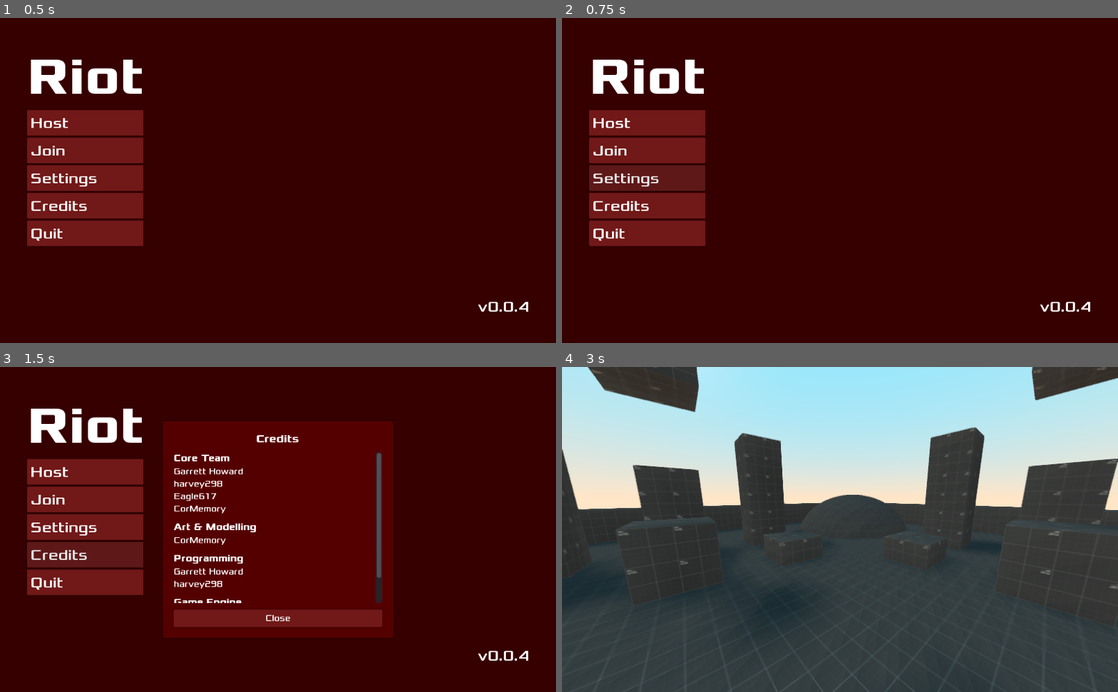
Above: before the commit, frames 1-4 (two rows, left to right).
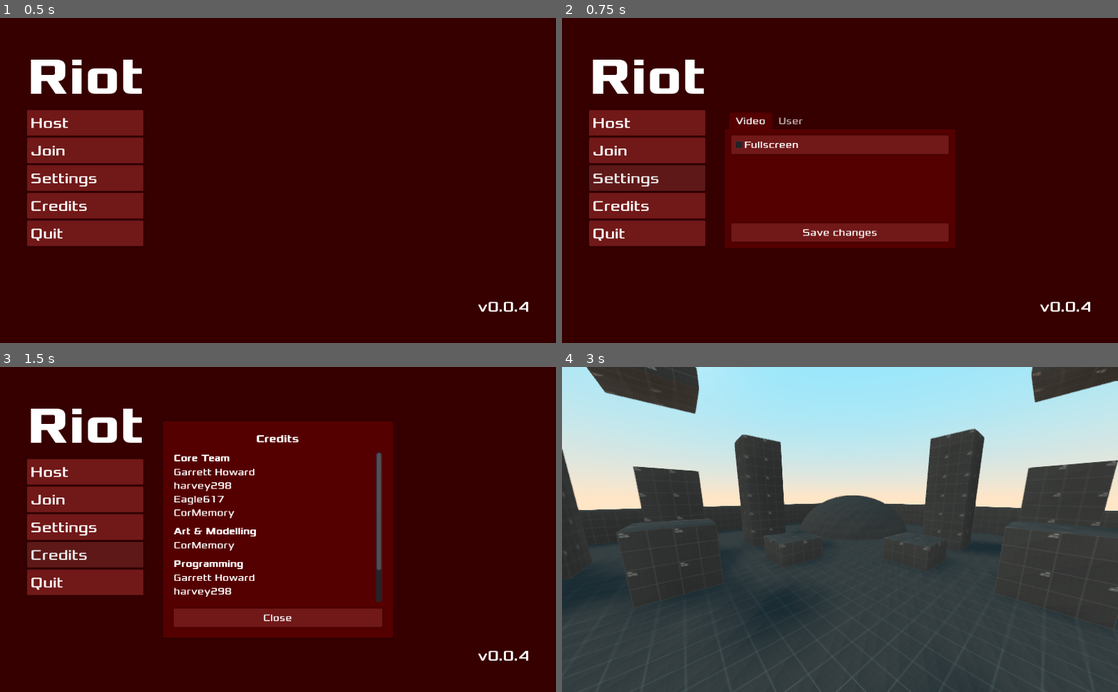
Above: after the commit, the same moments.

Repository: garhow/riot
Game: Godot game, scene res://scenes/main.tscn
Two runs of this game, one before a commit and one after it. Both use one fixed random seed, a clock stepped at 60 frames per second and the inputs below.
Inputs (mouse positions are in pixels of both pictures, inside the frame that each line leads up to):
- Up to frame 1 (0.5 s): no input
- Up to frame 2 (0.75 s): click "Settings" at 0.5 s
- Up to frame 3 (1.5 s): click "Credits" at 1.25 s
- Up to frame 4 (3 s): click "Host" at 2 s; tap Enter at 2.75 s; move the mouse to (867, 529) at 2.77 s; hold W (move_forward) from 2.78 s (still down); hold Space (jump) from 2.78 s (still down)

Frame 1 is identical in both runs. In frame 2, 15% of the frame differs, in the area x 29-71%, y 29-71%; in frame 3, 2.4%; in frame 4, 1.2%.
Error after the commit: Invalid get index 'user_data' (on base: 'Nil'). (res://scenes/menu/menu.gd:74)

Commit message:
Working client/server multiplayer

Diff:
--- a/src/misc/main_theme.tres
+++ b/src/misc/main_theme.tres
@@ -92,13 +92,54 @@
 corner_radius_bottom_left = 4
 shadow_size = 2
 
-[sub_resource type="StyleBoxEmpty" id=9]
-
-[sub_resource type="DynamicFont" id=10]
+[sub_resource type="StyleBoxFlat" id=9]
+content_margin_left = 12.0
+content_margin_right = 12.0
+content_margin_top = 12.0
+content_margin_bottom = 12.0
+bg_color = Color( 0.333333, 0, 0, 1 )
+corner_radius_top_left = 4
+corner_radius_top_right = 4
+corner_radius_bottom_right = 4
+corner_radius_bottom_left = 4
+shadow_size = 1
+
+[sub_resource type="StyleBoxFlat" id=10]
+content_margin_left = 12.0
+content_margin_right = 12.0
+content_margin_top = 4.0
+content_margin_bottom = 4.0
+bg_color = Color( 0.215686, 0, 0, 1 )
+corner_radius_top_left = 4
+corner_radius_top_right = 4
+
+[sub_resource type="StyleBoxFlat" id=11]
+content_margin_left = 12.0
+content_margin_right = 12.0
+content_margin_top = 4.0
+content_margin_bottom = 4.0
+bg_color = Color( 0.215686, 0.109804, 0.109804, 1 )
+corner_radius_top_left = 4
+corner_radius_top_right = 4
+
+[sub_resource type="StyleBoxFlat" id=12]
+content_margin_left = 12.0
+content_margin_right = 12.0
+content_margin_top = 4.0
+content_margin_bottom = 4.0
+bg_color = Color( 0.333333, 0, 0, 1 )
+corner_radius_top_left = 4
+corner_radius_top_right = 4
+
+[sub_resource type="StyleBoxEmpty" id=13]
+
+[sub_resource type="DynamicFont" id=14]
+size = 18
+use_filter = true
 font_data = ExtResource( 1 )
 
 [resource]
-default_font = SubResource( 10 )
+default_font = SubResource( 14 )
 Button/colors/font_color = Color( 1, 1, 1, 1 )
 Button/colors/font_color_disabled = Color( 0.901961, 0.901961, 0.901961, 0.533333 )
 Button/colors/font_color_hover = Color( 0.94, 0.94, 0.94, 1 )
@@ -128,6 +169,25 @@
 LineEdit/styles/normal = SubResource( 7 )
 LineEdit/styles/read_only = null
 Panel/styles/panel = SubResource( 8 )
+TabContainer/colors/font_color_bg = Color( 1, 1, 1, 0.686275 )
+TabContainer/colors/font_color_disabled = Color( 0.9, 0.9, 0.9, 0.2 )
+TabContainer/colors/font_color_fg = Color( 0.94, 0.94, 0.94, 1 )
+TabContainer/constants/hseparation = 4
+TabContainer/constants/label_valign_bg = 2
+TabContainer/constants/label_valign_fg = 0
+TabContainer/constants/side_margin = 8
+TabContainer/constants/top_margin = 24
+TabContainer/fonts/font = null
+TabContainer/icons/decrement = null
+TabContainer/icons/decrement_highlight = null
+TabContainer/icons/increment = null
+TabContainer/icons/increment_highlight = null
+TabContainer/icons/menu = null
+TabContainer/icons/menu_highlight = null
+TabContainer/styles/panel = SubResource( 9 )
+TabContainer/styles/tab_bg = SubResource( 10 )
+TabContainer/styles/tab_disabled = SubResource( 11 )
+TabContainer/styles/tab_fg = SubResource( 12 )
 Tabs/colors/font_color_bg = Color( 1, 1, 1, 1 )
 Tabs/colors/font_color_disabled = Color( 0.9, 0.9, 0.9, 0.2 )
 Tabs/colors/font_color_fg = Color( 0.94, 0.94, 0.94, 1 )
--- a/src/project.godot
+++ b/src/project.godot
@@ -36,6 +36,7 @@
 
 Game="*res://scenes/autoload/game.gd"
 Net="*res://scenes/autoload/net.gd"
+Save="*res://scenes/autoload/save.gd"
 Log="*res://scenes/autoload/log.gd"
 
 [debug]
--- a/src/scenes/autoload/game.gd
+++ b/src/scenes/autoload/game.gd
@@ -1,6 +1,6 @@
 extends Node
 
-var player
+var player : Player
 
 var version = ProjectSettings.get_setting("application/config/version")
 
--- a/src/scenes/autoload/net.gd
+++ b/src/scenes/autoload/net.gd
@@ -8,6 +8,16 @@
 ##
 # Functions
 ##
+
+func _physics_process(_delta):
+	if is_instance_valid(Game.player) and get_tree().network_peer:
+		if get_tree().is_network_server():
+			var world_state = [[]]
+			for body in get_tree().get_nodes_in_group("players"):
+				world_state[0].push_back([body.owner.name, body.translation, body.rotation.y, body.get_node("Head").rotation.x, body.get_parent().velocity, body.is_on_floor()])
+			rpc_unreliable("update_world", world_state)
+		else:
+			rpc_unreliable_id(1, "update_peer", Game.player.body.translation, Game.player.body.rotation.y, Game.player.head.rotation.x, Game.player.velocity, Game.player.body.is_on_floor())
 
 func is_connected_to_server():
 	if get_tree().network_peer == null:
@@ -50,6 +60,24 @@
 	Game.menu.visible = true
 
 ##
+# RPC functions
+##
+
+puppet func update_world(world_state : Array):
+	for player in world_state[0]:
+		if int(player[0]) == get_tree().get_network_unique_id():
+			continue
+		Game.main.get_node(player[0]).update(player[1], player[2], player[3], player[4], player[5])
+
+remote func update_peer(t : Vector3, ry : float, hrx : float , v : Vector3, f : bool):
+	var peer = Game.main.get_node(str(get_tree().get_rpc_sender_id())).body
+	peer.translation = t
+	peer.rotation.y = ry
+	peer.get_node("Head").rotation.x = hrx
+	peer.vel = v
+	peer.is_on_floor = f
+
+##
 # Events
 ##
 
--- a/src/scenes/controllers/body.tscn
+++ b/src/scenes/controllers/body.tscn
@@ -1,7 +1,6 @@
-[gd_scene load_steps=7 format=2]
+[gd_scene load_steps=6 format=2]
 
 [ext_resource path="res://scenes/menu/player_hud.tscn" type="PackedScene" id=2]
-[ext_resource path="res://scenes/weapons/test_gun.tscn" type="PackedScene" id=3]
 
 [sub_resource type="CapsuleShape" id=1]
 margin = 0.001
@@ -56,7 +55,9 @@
 "values": [ Vector3( 0, 0, 0 ), Vector3( 0, -0.075, 0 ) ]
 }
 
-[node name="Body" type="KinematicBody"]
+[node name="Body" type="KinematicBody" groups=[
+"players",
+]]
 
 [node name="Collision" type="CollisionShape" parent="."]
 transform = Transform( 1, 0, 0, 0, -4.37114e-08, -1, 0, 1, -4.37114e-08, 0, 0, 0 )
@@ -85,21 +86,19 @@
 
 [node name="Weaponroot" type="Position3D" parent="Head"]
 
-[node name="Test Gun" parent="Head/Weaponroot" instance=ExtResource( 3 )]
-transform = Transform( -4.37114e-08, 0, 1, 0, 1, 0, -1, 0, -4.37114e-08, 0.05, -0.05, -0.366513 )
-visible = false
+[node name="AK47" type="MeshInstance" parent="Head/Weaponroot"]
 
 [node name="Footcast" type="RayCast" parent="."]
 transform = Transform( 1, 0, 0, 0, 1, 0, 0, 0, 1, 0, -1, -0.3 )
 enabled = true
-cast_to = Vector3( 0, 0, -1 )
+cast_to = Vector3( 0, 0, -1.5 )
 
 [node name="Headcast" type="RayCast" parent="."]
 transform = Transform( 1, 0, 0, 0, 1, 0, 0, 0, 1, 0, 1, -0.3 )
 enabled = true
-cast_to = Vector3( 0, 0, -1 )
+cast_to = Vector3( 0, 0, -1.5 )
 
 [node name="Ribcast" type="RayCast" parent="."]
 transform = Transform( 1, 0, 0, 0, 1, 0, 0, 0, 1, 0, -0.25, -0.3 )
 enabled = true
-cast_to = Vector3( 0, 0, -1 )
+cast_to = Vector3( 0, 0, -1.5 )
--- a/src/scenes/controllers/peer.gd
+++ b/src/scenes/controllers/peer.gd
@@ -1,5 +1,12 @@
 extends Node
 class_name Peer
 
-#func update(translation : Vector3, rotation_y : float, head_rotation_x : float, velocity : Vector3, is_on_floor : bool):
-#	pass
+var velocity : Vector3
+
+onready var body = get_node("Body")
+
+func update(t : Vector3, ry : float, hrx : float, vel : Vector3, f : bool):
+	body.translation = t
+	body.transform.basis = Basis(Vector3(body.rotation.x, ry, body.rotation.z))
+	body.get_node("Head").rotation.x = hrx
+	body.get_parent().velocity = vel
--- a/src/scenes/controllers/player.gd
+++ b/src/scenes/controllers/player.gd
@@ -35,6 +35,7 @@
 # Nodes
 ##
 
+onready var body = $Body
 onready var head = $Body/Head # Player head
 onready var footcast = $Body/Footcast
 onready var headcast = $Body/Headcast
@@ -57,21 +58,21 @@
 		head.rotation.x = clamp(head.rotation.x, deg2rad(-89), deg2rad(89))
 
 func _physics_process(delta):
+	if not $Body.is_on_floor():
+		fall.y -= delta * gravity
+	if Input.is_action_pressed("jump") and $Body.is_on_wall() and not headcast.is_colliding():
+		if footcast.is_colliding() and ribcast.is_colliding():
+			fall.y = climb_speed
+	process_input(delta)
+	process_motion(delta)
 	direction = Vector3()
 	$Body.move_and_slide(fall, Vector3.UP)
-	if not $Body.is_on_floor():
-		fall.y -= delta * gravity
-	process_input(delta)
-	process_motion(delta)
 
 func process_input(delta):
 	direction += (Input.get_action_strength("move_backward") - Input.get_action_strength("move_forward")) * $Body.global_transform.basis.z
 	direction += (Input.get_action_strength("move_right") - Input.get_action_strength("move_left")) * $Body.global_transform.basis.x
 
-	if Input.is_action_just_pressed("jump"):
-		if $Body.is_on_wall() and footcast.is_colliding() and not headcast.is_colliding() and ribcast.is_colliding():
-			fall.y = climb_speed
-		elif $Body.is_on_floor():
+	if Input.is_action_just_pressed("jump") and $Body.is_on_floor():
 			fall.y = jump_speed
 
 	if Input.is_action_pressed("sneak"):
--- a/src/scenes/maps/test_level.tscn
+++ b/src/scenes/maps/test_level.tscn
@@ -5,19 +5,19 @@
 
 [sub_resource type="CubeMesh" id=1]
 
-[sub_resource type="BoxShape" id=3]
-
-[sub_resource type="CubeMesh" id=4]
+[sub_resource type="BoxShape" id=2]
+
+[sub_resource type="CubeMesh" id=3]
+
+[sub_resource type="BoxShape" id=4]
+
+[sub_resource type="CubeMesh" id=5]
 
 [sub_resource type="BoxShape" id=6]
 
-[sub_resource type="CubeMesh" id=7]
-
-[sub_resource type="BoxShape" id=8]
-
-[sub_resource type="SphereMesh" id=9]
-
-[sub_resource type="SphereShape" id=10]
+[sub_resource type="SphereMesh" id=7]
+
+[sub_resource type="SphereShape" id=8]
 
 [node name="Map" type="Spatial"]
 
--- a/src/scenes/menu/menu.gd
+++ b/src/scenes/menu/menu.gd
@@ -2,6 +2,7 @@
 
 func _ready():
 	$Container/Version.text = "v"+Game.version
+	load_settings()
 
 func _process(_delta):
 	network_check()
@@ -51,6 +52,30 @@
 	Net.server_disconnect()
 
 ##
+# Settings
+##
+
+func _on_Settings_pressed():
+	hide_all_submenus()
+	toggle_menu($Center/Settings)
+
+func _on_SaveChanges_pressed():
+	Save.user_data = {
+		"user": {
+			"username": $Center/Settings/Tabs/User/Username/Input.text
+		}, "video": {
+			"fullscreen": $Center/Settings/Tabs/Video/Fullscreen.pressed
+		}
+	}
+	Save.save_data()
+
+func load_settings():
+	# User
+	$Center/Settings/Tabs/User/Username/Input.text = Save.user_data.get("user").get("username") # Username
+	# Video
+	$Center/Settings/Tabs/Video/Fullscreen.pressed = Save.user_data.get("video").get("fullscreen") # Fullscreen
+
+##
 # Credits
 ##
 
@@ -80,10 +105,12 @@
 
 func network_check():
 	if Net.is_connected_to_server():
+		$Background.color = Color8(55, 0, 0, 125)
 		$Container/VBox/VBox/Host.visible = false
 		$Container/VBox/VBox/Join.visible = false
 		$Container/VBox/VBox/Disconnect.visible = true
 	else:
+		$Background.color = Color8(55, 0, 0, 255)
 		$Container/VBox/VBox/Host.visible = true
 		$Container/VBox/VBox/Join.visible = true
 		$Container/VBox/VBox/Disconnect.visible = false
--- a/src/scenes/menu/menu.tscn
+++ b/src/scenes/menu/menu.tscn
@@ -37,7 +37,7 @@
 [node name="Background" type="ColorRect" parent="."]
 anchor_right = 1.0
 anchor_bottom = 1.0
-color = Color( 0.215686, 0, 0, 1 )
+color = Color( 1, 1, 1, 0 )
 __meta__ = {
 "_edit_use_anchors_": true
 }
@@ -166,6 +166,220 @@
 "_edit_use_anchors_": true
 }
 
+[node name="Credits" type="Control" parent="Center" groups=[
+"submenu",
+]]
+visible = false
+margin_left = 512.0
+margin_top = 300.0
+margin_right = 512.0
+margin_bottom = 300.0
+theme = ExtResource( 1 )
+__meta__ = {
+"_edit_lock_": true,
+"_edit_use_anchors_": false
+}
+
+[node name="Panel" type="Panel" parent="Center/Credits"]
+anchor_left = 0.5
+anchor_top = 0.5
+anchor_right = 0.5
+anchor_bottom = 0.5
+margin_left = -212.0
+margin_top = -200.0
+margin_right = 212.0
+margin_bottom = 200.0
+theme = ExtResource( 1 )
+__meta__ = {
+"_edit_use_anchors_": false
+}
+
+[node name="VBox" type="VBoxContainer" parent="Center/Credits/Panel"]
+anchor_right = 1.0
+anchor_bottom = 1.0
+margin_left = 20.0
+margin_top = 20.0
+margin_right = -20.0
+margin_bottom = -20.0
+theme = ExtResource( 1 )
+__meta__ = {
+"_edit_use_anchors_": false
+}
+
+[node name="Label" type="Label" parent="Center/Credits/Panel/VBox"]
+margin_right = 384.0
+margin_bottom = 25.0
+custom_fonts/font = SubResource( 4 )
+text = "Credits"
+align = 1
+
+[node name="Separator" type="HSeparator" parent="Center/Credits/Panel/VBox"]
+margin_top = 29.0
+margin_right = 384.0
+margin_bottom = 33.0
+
+[node name="Scroll" type="ScrollContainer" parent="Center/Credits/Panel/VBox"]
+margin_top = 37.0
+margin_right = 384.0
+margin_bottom = 316.0
+size_flags_horizontal = 3
+size_flags_vertical = 3
+theme = ExtResource( 1 )
+
+[node name="VBox" type="VBoxContainer" parent="Center/Credits/Panel/VBox/Scroll"]
+margin_right = 384.0
+margin_bottom = 353.0
+size_flags_horizontal = 3
+size_flags_vertical = 3
+theme = ExtResource( 1 )
+
+[node name="Core Team" type="VBoxContainer" parent="Center/Credits/Panel/VBox/Scroll/VBox"]
+margin_right = 372.0
+margin_bottom = 123.0
+size_flags_horizontal = 3
+theme = ExtResource( 1 )
+
+[node name="Label" type="Label" parent="Center/Credits/Panel/VBox/Scroll/VBox/Core Team"]
+margin_right = 372.0
+margin_bottom = 22.0
+size_flags_horizontal = 3
+theme = ExtResource( 1 )
+custom_fonts/font = SubResource( 5 )
+text = "Core Team"
+__meta__ = {
+"_edit_use_anchors_": false
+}
+
+[node name="List" type="Label" parent="Center/Credits/Panel/VBox/Scroll/VBox/Core Team"]
+margin_top = 26.0
+margin_right = 372.0
+margin_bottom = 115.0
+size_flags_horizontal = 3
+theme = ExtResource( 1 )
+text = "Garrett Howard
+harvey298
+Eagle617
+CorMemory"
+__meta__ = {
+"_edit_use_anchors_": false
+}
+
+[node name="HSeparator" type="HSeparator" parent="Center/Credits/Panel/VBox/Scroll/VBox/Core Team"]
+margin_top = 119.0
+margin_right = 372.0
+margin_bottom = 123.0
+
+[node name="Art & Modelling" type="VBoxContainer" parent="Center/Credits/Panel/VBox/Scroll/VBox"]
+margin_top = 127.0
+margin_right = 372.0
+margin_bottom = 181.0
+size_flags_horizontal = 3
+theme = ExtResource( 1 )
+
+[node name="Label" type="Label" parent="Center/Credits/Panel/VBox/Scroll/VBox/Art & Modelling"]
+margin_right = 372.0
+margin_bottom = 22.0
+size_flags_horizontal = 3
+theme = ExtResource( 1 )
+custom_fonts/font = SubResource( 5 )
+text = "Art & Modelling"
+__meta__ = {
+"_edit_use_anchors_": false
+}
+
+[node name="List" type="Label" parent="Center/Credits/Panel/VBox/Scroll/VBox/Art & Modelling"]
+margin_top = 26.0
+margin_right = 372.0
+margin_bottom = 46.0
+size_flags_horizontal = 3
+theme = ExtResource( 1 )
+text = "CorMemory"
+__meta__ = {
+"_edit_use_anchors_": false
+}
+
+[node name="HSeparator" type="HSeparator" parent="Center/Credits/Panel/VBox/Scroll/VBox/Art & Modelling"]
+margin_top = 50.0
+margin_right = 372.0
+margin_bottom = 54.0
+
+[node name="Programming" type="VBoxContainer" parent="Center/Credits/Panel/VBox/Scroll/VBox"]
+margin_top = 185.0
+margin_right = 372.0
+margin_bottom = 262.0
+size_flags_horizontal = 3
+theme = ExtResource( 1 )
+
+[node name="Label" type="Label" parent="Center/Credits/Panel/VBox/Scroll/VBox/Programming"]
+margin_right = 372.0
+margin_bottom = 22.0
+size_flags_horizontal = 3
+theme = ExtResource( 1 )
+custom_fonts/font = SubResource( 5 )
+text = "Programming"
+__meta__ = {
+"_edit_use_anchors_": false
+}
+
+[node name="List" type="Label" parent="Center/Credits/Panel/VBox/Scroll/VBox/Programming"]
+margin_top = 26.0
+margin_right = 372.0
+margin_bottom = 69.0
+size_flags_horizontal = 3
+theme = ExtResource( 1 )
+text = "Garrett Howard
+harvey298"
+__meta__ = {
+"_edit_use_anchors_": false
+}
+
+[node name="HSeparator" type="HSeparator" parent="Center/Credits/Panel/VBox/Scroll/VBox/Programming"]
+margin_top = 73.0
+margin_right = 372.0
+margin_bottom = 77.0
+
+[node name="Game Engine" type="VBoxContainer" parent="Center/Credits/Panel/VBox/Scroll/VBox"]
+margin_top = 266.0
+margin_right = 372.0
+margin_bottom = 335.0
+size_flags_horizontal = 3
+theme = ExtResource( 1 )
+
+[node name="Label" type="Label" parent="Center/Credits/Panel/VBox/Scroll/VBox/Game Engine"]
+margin_right = 372.0
+margin_bottom = 22.0
+size_flags_horizontal = 3
+theme = ExtResource( 1 )
+custom_fonts/font = SubResource( 5 )
+text = "Game Engine"
+__meta__ = {
+"_edit_use_anchors_": false
+}
+
+[node name="List" type="Label" parent="Center/Credits/Panel/VBox/Scroll/VBox/Game Engine"]
+margin_top = 26.0
+margin_right = 372.0
+margin_bottom = 69.0
+size_flags_horizontal = 3
+theme = ExtResource( 1 )
+text = "Godot Engine by Juan Linietsky, Ariel Manzur, and other contributors"
+autowrap = true
+__meta__ = {
+"_edit_use_anchors_": false
+}
+
+[node name="Separator2" type="HSeparator" parent="Center/Credits/Panel/VBox"]
+margin_top = 320.0
+margin_right = 384.0
+margin_bottom = 324.0
+
+[node name="Close" type="Button" parent="Center/Credits/Panel/VBox"]
+margin_top = 328.0
+margin_right = 384.0
+margin_bottom = 360.0
+theme = ExtResource( 1 )
+text = "Close"
+
 [node name="Join" type="Control" parent="Center" groups=[
 "submenu",
 ]]
@@ -291,7 +505,7 @@
 theme = ExtResource( 5 )
 text = "Connect"
 
-[node name="Credits" type="Control" parent="Center" groups=[
+[node name="Settings" type="Control" parent="Center" groups=[
 "submenu",
 ]]
 visible = false
@@ -305,210 +519,94 @@
 "_edit_use_anchors_": false
 }
 
-[node name="Panel" type="Panel" parent="Center/Credits"]
+[node name="Tabs" type="TabContainer" parent="Center/Settings"]
 anchor_left = 0.5
 anchor_top = 0.5
 anchor_right = 0.5
 anchor_bottom = 0.5
 margin_left = -212.0
-margin_top = -200.0
+margin_top = -125.0
 margin_right = 212.0
-margin_bottom = 200.0
-theme = ExtResource( 1 )
-__meta__ = {
-"_edit_use_anchors_": false
-}
-
-[node name="VBox" type="VBoxContainer" parent="Center/Credits/Panel"]
-anchor_right = 1.0
-anchor_bottom = 1.0
-margin_left = 20.0
-margin_top = 20.0
-margin_right = -20.0
-margin_bottom = -20.0
-theme = ExtResource( 1 )
-__meta__ = {
-"_edit_use_anchors_": false
-}
-
-[node name="Label" type="Label" parent="Center/Credits/Panel/VBox"]
-margin_right = 384.0
-margin_bottom = 25.0
-custom_fonts/font = SubResource( 4 )
-text = "Credits"
-align = 1
-
-[node name="Separator" type="HSeparator" parent="Center/Credits/Panel/VBox"]
-margin_top = 29.0
-margin_right = 384.0
-margin_bottom = 33.0
-
-[node name="Scroll" type="ScrollContainer" parent="Center/Credits/Panel/VBox"]
-margin_top = 37.0
-margin_right = 384.0
-margin_bottom = 316.0
-size_flags_horizontal = 3
-size_flags_vertical = 3
-theme = ExtResource( 1 )
-
-[node name="VBox" type="VBoxContainer" parent="Center/Credits/Panel/VBox/Scroll"]
-margin_right = 384.0
-margin_bottom = 335.0
-size_flags_horizontal = 3
-size_flags_vertical = 3
-theme = ExtResource( 1 )
-
-[node name="Core Team" type="VBoxContainer" parent="Center/Credits/Panel/VBox/Scroll/VBox"]
-margin_right = 372.0
-margin_bottom = 123.0
-size_flags_horizontal = 3
-theme = ExtResource( 1 )
-
-[node name="Label" type="Label" parent="Center/Credits/Panel/VBox/Scroll/VBox/Core Team"]
-margin_right = 372.0
+margin_bottom = 125.0
+tab_align = 0
+__meta__ = {
+"_edit_use_anchors_": false
+}
+
+[node name="Video" type="VBoxContainer" parent="Center/Settings/Tabs"]
+anchor_right = 1.0
+anchor_bottom = 1.0
+margin_left = 12.0
+margin_top = 42.0
+margin_right = -12.0
+margin_bottom = -12.0
+size_flags_horizontal = 3
+size_flags_vertical = 3
+
+[node name="Fullscreen" type="CheckBox" parent="Center/Settings/Tabs/Video"]
+margin_right = 400.0
+margin_bottom = 34.0
+text = "Fullscreen"
+__meta__ = {
+"_edit_use_anchors_": false
+}
+
+[node name="Separator" type="HSeparator" parent="Center/Settings/Tabs/Video"]
+margin_top = 38.0
+margin_right = 400.0
+margin_bottom = 158.0
+size_flags_vertical = 3
+
+[node name="SaveChanges" type="Button" parent="Center/Settings/Tabs/Video"]
+margin_top = 162.0
+margin_right = 400.0
+margin_bottom = 196.0
+text = "Save changes"
+
+[node name="User" type="VBoxContainer" parent="Center/Settings/Tabs"]
+visible = false
+anchor_right = 1.0
+anchor_bottom = 1.0
+margin_left = 12.0
+margin_top = 42.0
+margin_right = -12.0
+margin_bottom = -12.0
+size_flags_horizontal = 3
+size_flags_vertical = 3
+
+[node name="Username" type="VBoxContainer" parent="Center/Settings/Tabs/User"]
+margin_right = 400.0
+margin_bottom = 54.0
+
+[node name="Label" type="Label" parent="Center/Settings/Tabs/User/Username"]
+margin_right = 400.0
 margin_bottom = 22.0
-size_flags_horizontal = 3
-theme = ExtResource( 1 )
-custom_fonts/font = SubResource( 5 )
-text = "Core Team"
-__meta__ = {
-"_edit_use_anchors_": false
-}
-
-[node name="List" type="Label" parent="Center/Credits/Panel/VBox/Scroll/VBox/Core Team"]
+text = "Username"
+
+[node name="Input" type="LineEdit" parent="Center/Settings/Tabs/User/Username"]
 margin_top = 26.0
-margin_right = 372.0
-margin_bottom = 115.0
-size_flags_horizontal = 3
-theme = ExtResource( 1 )
-text = "Garrett Howard
-harvey298
-Eagle617
-CorMemory"
-__meta__ = {
-"_edit_use_anchors_": false
-}
-
-[node name="HSeparator" type="HSeparator" parent="Center/Credits/Panel/VBox/Scroll/VBox/Core Team"]
-margin_top = 119.0
-margin_right = 372.0
-margin_bottom = 123.0
-
-[node name="Art & Modelling" type="VBoxContainer" parent="Center/Credits/Panel/VBox/Scroll/VBox"]
-margin_top = 127.0
-margin_right = 372.0
-margin_bottom = 181.0
-size_flags_horizontal = 3
-theme = ExtResource( 1 )
-
-[node name="Label" type="Label" parent="Center/Credits/Panel/VBox/Scroll/VBox/Art & Modelling"]
-margin_right = 372.0
-margin_bottom = 22.0
-size_flags_horizontal = 3
-theme = ExtResource( 1 )
-custom_fonts/font = SubResource( 5 )
-text = "Art & Modelling"
-__meta__ = {
-"_edit_use_anchors_": false
-}
-
-[node name="List" type="Label" parent="Center/Credits/Panel/VBox/Scroll/VBox/Art & Modelling"]
-margin_top = 26.0
-margin_right = 372.0
-margin_bottom = 46.0
-size_flags_horizontal = 3
-theme = ExtResource( 1 )
-text = "CorMemory"
-__meta__ = {
-"_edit_use_anchors_": false
-}
-
-[node name="HSeparator" type="HSeparator" parent="Center/Credits/Panel/VBox/Scroll/VBox/Art & Modelling"]
-margin_top = 50.0
-margin_right = 372.0
+margin_right = 400.0
 margin_bottom = 54.0
 
-[node name="Programming" type="VBoxContainer" parent="Center/Credits/Panel/VBox/Scroll/VBox"]
-margin_top = 185.0
-margin_right = 372.0
-margin_bottom = 262.0
-size_flags_horizontal = 3
-theme = ExtResource( 1 )
-
-[node name="Label" type="Label" parent="Center/Credits/Panel/VBox/Scroll/VBox/Programming"]
-margin_right = 372.0
-margin_bottom = 22.0
-size_flags_horizontal = 3
-theme = ExtResource( 1 )
-custom_fonts/font = SubResource( 5 )
-text = "Programming"
-__meta__ = {
-"_edit_use_anchors_": false
-}
-
-[node name="List" type="Label" parent="Center/Credits/Panel/VBox/Scroll/VBox/Programming"]
-margin_top = 26.0
-margin_right = 372.0
-margin_bottom = 69.0
-size_flags_horizontal = 3
-theme = ExtResource( 1 )
-text = "Garrett Howard
-harvey298"
-__meta__ = {
-"_edit_use_anchors_": false
-}
-
-[node name="HSeparator" type="HSeparator" parent="Center/Credits/Panel/VBox/Scroll/VBox/Programming"]
-margin_top = 73.0
-margin_right = 372.0
-margin_bottom = 77.0
-
-[node name="Game Engine" type="VBoxContainer" parent="Center/Credits/Panel/VBox/Scroll/VBox"]
-margin_top = 266.0
-margin_right = 372.0
-margin_bottom = 335.0
-size_flags_horizontal = 3
-theme = ExtResource( 1 )
-
-[node name="Label" type="Label" parent="Center/Credits/Panel/VBox/Scroll/VBox/Game Engine"]
-margin_right = 372.0
-margin_bottom = 22.0
-size_flags_horizontal = 3
-theme = ExtResource( 1 )
-custom_fonts/font = SubResource( 5 )
-text = "Game Engine"
-__meta__ = {
-"_edit_use_anchors_": false
-}
-
-[node name="List" type="Label" parent="Center/Credits/Panel/VBox/Scroll/VBox/Game Engine"]
-margin_top = 26.0
-margin_right = 372.0
-margin_bottom = 69.0
-size_flags_horizontal = 3
-theme = ExtResource( 1 )
-text = "Godot Engine by Juan Linietsky, Ariel Manzur, and other contributors"
-autowrap = true
-__meta__ = {
-"_edit_use_anchors_": false
-}
-
-[node name="Separator2" type="HSeparator" parent="Center/Credits/Panel/VBox"]
-margin_top = 320.0
-margin_right = 384.0
-margin_bottom = 324.0
-
-[node name="Close" type="Button" parent="Center/Credits/Panel/VBox"]
-margin_top = 328.0
-margin_right = 384.0
-margin_bottom = 360.0
-theme = ExtResource( 1 )
-text = "Close"
+[node name="Separator" type="HSeparator" parent="Center/Settings/Tabs/User"]
+margin_top = 38.0
+margin_right = 400.0
+margin_bottom = 158.0
+size_flags_vertical = 3
+
+[node name="SaveChanges" type="Button" parent="Center/Settings/Tabs/User"]
+margin_top = 162.0
+margin_right = 400.0
+margin_bottom = 196.0
+text = "Save changes"
 
 [connection signal="pressed" from="Container/VBox/VBox/Host" to="." method="_on_Host_pressed"]
 [connection signal="pressed" from="Container/VBox/VBox/Join" to="." method="_on_Join_pressed"]
 [connection signal="pressed" from="Container/VBox/VBox/Disconnect" to="." method="_on_Disconnect_pressed"]
+[connection signal="pressed" from="Container/VBox/VBox/Settings" to="." method="_on_Settings_pressed"]
 [connection signal="pressed" from="Container/VBox/VBox/Credits" to="." method="_on_Credits_pressed"]
 [connection signal="pressed" from="Container/VBox/VBox/Quit" to="." method="_on_Quit_pressed"]
+[connection signal="pressed" from="Center/Credits/Panel/VBox/Close" to="." method="_on_Credits_Close_pressed"]
 [connection signal="pressed" from="Center/Join/Panel/VBox/Connect" to="." method="_on_Connect_pressed"]
-[connection signal="pressed" from="Center/Credits/Panel/VBox/Close" to="." method="_on_Credits_Close_pressed"]
+[connection signal="pressed" from="Center/Settings/Tabs/Video/SaveChanges" to="." method="_on_SaveChanges_pressed"]
+[connection signal="pressed" from="Center/Settings/Tabs/User/SaveChanges" to="." method="_on_SaveChanges_pressed"]
Not shown: 2 places in src/misc/main_theme.tres that only renumber resources
Not shown: 8 places in src/scenes/maps/test_level.tscn that only renumber resources
